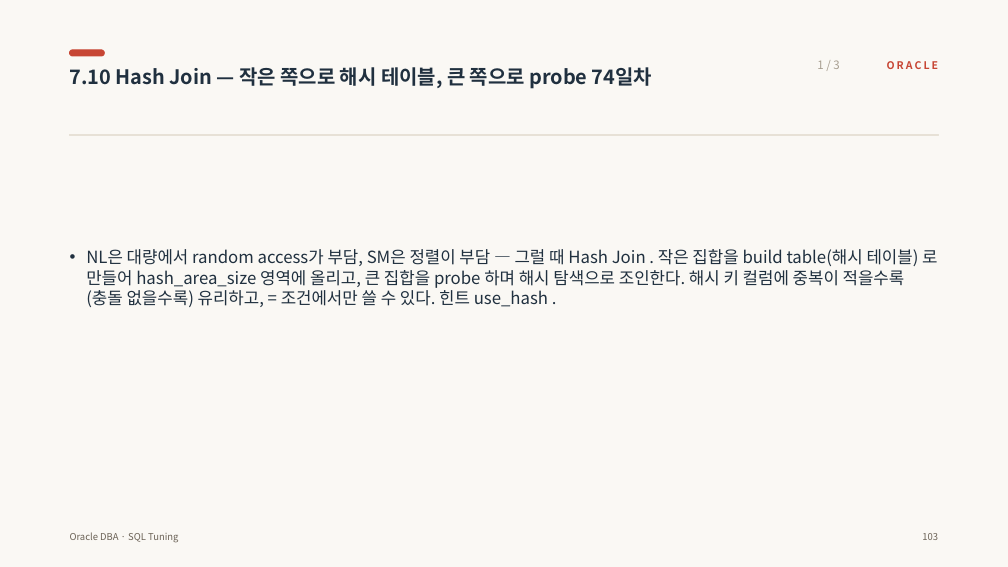
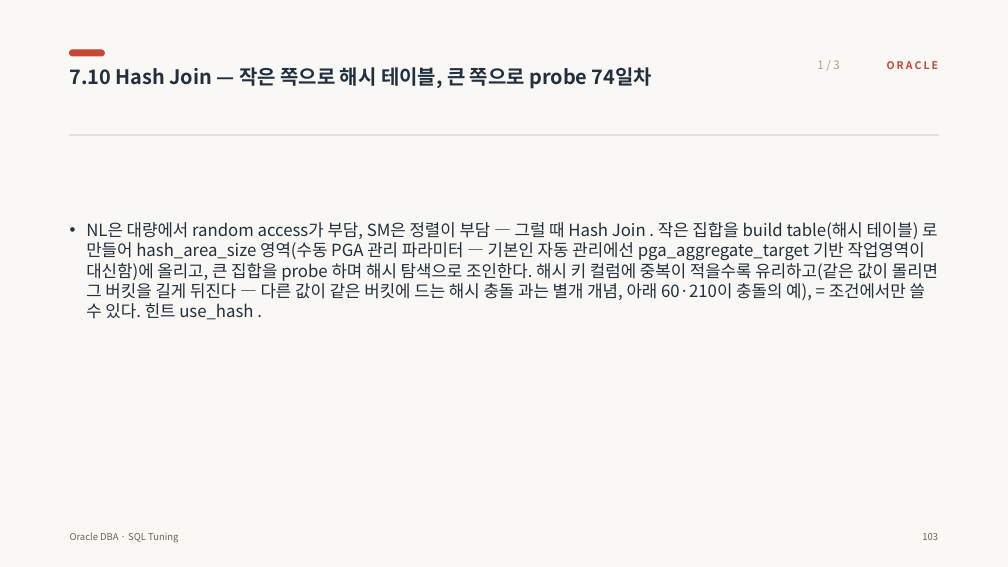
Before and after one commit to jokwangwon/ora-ppt-gen, a slide deck: slide 112 of files/sql_tuning.pptx. Drawn at 1008x567 pixels with LibreOffice and Linux fonts; fonts in the diff are those of the drawing. Boxes give left, top, right and bottom in pixels: in the first picture for what was removed or moved away, otherwise in the second. Text is boxed around its words. In the diff, an @@ line names an element or a change of style, - is before the commit and + after.

```diff
--- a/files/sql_tuning.pptx
+++ b/files/sql_tuning.pptx
@@ text at [86,222,938,320]: text changed @@
-• NL은 대량에서 random access가 부담, SM은 정렬이 부담 — 그럴 때 Hash Join . 작은 집합을 build table(해시 테이블) 로 만들어 hash_area_size 영역에 올리고, 큰 집합을 probe 하며 해시 탐색으로 조인한다. 해시 키 컬럼에 중복이 적을수록 (충돌 없을수록) 유리하고, = 조건에서만 쓸 수 있다. 힌트 use_hash .
+• NL은 대량에서 random access가 부담, SM은 정렬이 부담 — 그럴 때 Hash Join . 작은 집합을 build table(해시 테이블) 로 만들어 hash_area_size 영역(수동 PGA 관리 파라미터 — 기본인 자동 관리에선 pga_aggregate_target 기반 작업영역이 대신함)에 올리고, 큰 집합을 probe 하며 해시 탐색으로 조인한다. 해시 키 컬럼에 중복이 적을수록 유리하고(같은 값이 몰리면 그 버킷을 길게 뒤진다 — 다른 값이 같은 버킷에 드는 해시 충돌 과는 별개 개념, 아래 60·210이 충돌의 예), = 조건에서만 쓸 수 있다. 힌트 use_hash .
```
Also in this commit, not shown: 27 other slides changed, 1 slide added, 14 other files.
